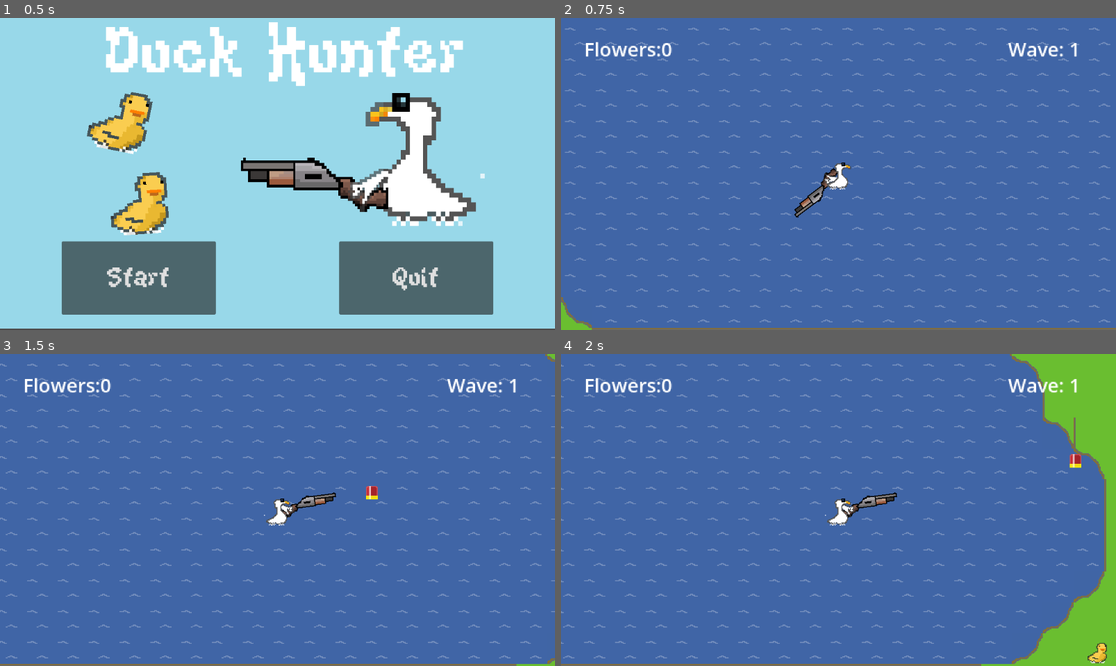
Above: before the commit, frames 1-4 (two rows, left to right).
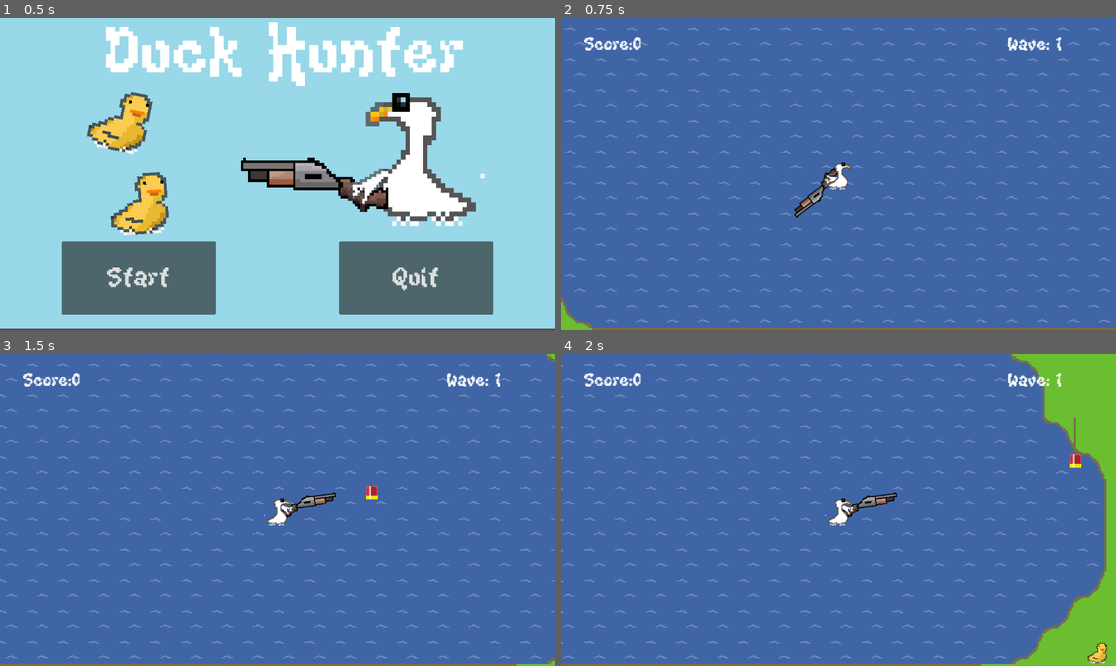
Above: after the commit, the same moments.

Repository: Hobbes-2/Duck-Hunter
Game: Godot game, scene res://Scenes/title_page.tscn
Same seed, same stepped clock (60 frames per second), same inputs: the game is played once before the commit and once after it.
Inputs (mouse positions are in pixels of both pictures, inside the frame that each line leads up to):
- Up to frame 1 (0.5 s): no input
- Up to frame 2 (0.75 s): click "Start" at 0.5 s
- Up to frame 3 (1.5 s): tap Enter at 1.25 s; move the mouse to (399, 494) at 1.27 s; hold D (Right) from 1.28 s (still down); tap Space (Shoot) at 1.35 s
- Up to frame 4 (2 s): keep holding D (Right)

Frame 1 is identical in both runs. In frame 2, 0.9% of the frame differs, in the area x 4-93%, y 6-13%; in frame 3, 0.9%; in frame 4, 0.9%.

Commit message:
final push?

Diff:
--- a/Scenes/death.tscn
+++ b/Scenes/death.tscn
@@ -14,7 +14,17 @@
 horizontal_alignment = 1
 script = ExtResource("1_g62mh")
 
+[node name="ColorRect" type="ColorRect" parent="." unique_id=1283429568]
+z_index = -2
+layout_mode = 0
+offset_left = -16.0
+offset_top = -104.0
+offset_right = 1192.0
+offset_bottom = 656.0
+color = Color(0, 0.4745098, 1, 1)
+
 [node name="YesButton" type="Button" parent="." unique_id=529409247]
+z_index = 1
 layout_mode = 0
 offset_left = 168.0
 offset_top = 320.0
@@ -25,6 +35,7 @@
 text = "Yes!!!!"
 
 [node name="NoButton" type="Button" parent="." unique_id=1589142113]
+z_index = 1
 layout_mode = 0
 offset_left = 728.0
 offset_top = 320.0
@@ -34,5 +45,23 @@
 theme_override_font_sizes/font_size = 60
 text = "No..."
 
+[node name="Label" type="Label" parent="." unique_id=286349882]
+layout_mode = 0
+offset_left = 80.0
+offset_top = -32.0
+offset_right = 120.0
+offset_bottom = -9.0
+theme_override_fonts/font = ExtResource("1_mna5k")
+theme_override_font_sizes/font_size = 25
+
+[node name="Label2" type="Label" parent="." unique_id=1612135409]
+layout_mode = 0
+offset_left = 936.0
+offset_top = -24.0
+offset_right = 976.0
+offset_bottom = 11.0
+theme_override_fonts/font = ExtResource("1_mna5k")
+theme_override_font_sizes/font_size = 25
+
 [connection signal="pressed" from="YesButton" to="." method="_on_yes_button_pressed"]
 [connection signal="pressed" from="NoButton" to="." method="_on_no_button_pressed"]
--- a/Scenes/enemy_1.tscn
+++ b/Scenes/enemy_1.tscn
@@ -29,4 +29,10 @@
 position = Vector2(-2, 6)
 shape = SubResource("RectangleShape2D_lssre")
 
+[node name="CPUParticles2D" type="CPUParticles2D" parent="." unique_id=1792055965]
+emitting = false
+lifetime = 0.5
+one_shot = true
+gravity = Vector2(0, 0)
+
 [connection signal="body_entered" from="Hitbox" to="." method="_on_hitbox_body_entered"]
--- a/Scenes/player.tscn
+++ b/Scenes/player.tscn
@@ -3,6 +3,7 @@
 [ext_resource type="Script" uid="uid://depcrx6i8swcl" path="res://Scripts/player.gd" id="1_cvnsp"]
 [ext_resource type="Texture2D" uid="uid://duxwqwetf4mfj" path="res://Assets/pixil-frame-0 (1).png" id="2_6t5aa"]
 [ext_resource type="Texture2D" uid="uid://momcl5yrj6m3" path="res://Assets/pixil-frame-0.png" id="3_vgqql"]
+[ext_resource type="FontFile" uid="uid://dg83sfoi8gef8" path="res://Assets/KiwiSoda.ttf" id="4_vgqql"]
 
 [sub_resource type="RectangleShape2D" id="RectangleShape2D_cvnsp"]
 size = Vector2(24, 24)
@@ -38,6 +39,7 @@
 offset_top = -144.0
 offset_right = 56.0
 offset_bottom = -32.0
+theme_override_fonts/font = ExtResource("4_vgqql")
 theme_override_font_sizes/font_size = 20
 
 [node name="RoundLabel" type="Label" parent="Camera2D" unique_id=676500963]
@@ -45,6 +47,7 @@
 offset_top = -144.0
 offset_right = 216.0
 offset_bottom = -116.0
+theme_override_fonts/font = ExtResource("4_vgqql")
 theme_override_font_sizes/font_size = 20
 
 [node name="Hitbox" type="Area2D" parent="." unique_id=650216147]
--- a/Scripts/death.gd
+++ b/Scripts/death.gd
@@ -2,11 +2,13 @@
 
 @onready var yes_button: Button = $YesButton
 @onready var no_button: Button = $NoButton
+@onready var label: Label = $Label
+@onready var label_2: Label = $Label2
 
 # Called when the node enters the scene tree for the first time.
 func _ready() -> void:
-	pass # Replace with function body.
-
+	label.text = "Final Wave: " + str(MainGlobal.round)
+	label_2.text = "Final Score: " + str(MainGlobal.flowers)
 
 # Called every frame. 'delta' is the elapsed time since the previous frame.
 func _process(delta: float) -> void:
--- a/Scripts/enemy_1.gd
+++ b/Scripts/enemy_1.gd
@@ -28,7 +28,7 @@
 		queue_free()
 
 
-	label.text = "Flowers:" + str(MainGlobal.flowers)
+	label.text = "Score:" + str(MainGlobal.flowers)
 
 func _on_hitbox_body_entered(body):
 	if !body.is_in_group("Enemy"):
Not shown: 1 places in Scenes/death.tscn that only renumber resources
